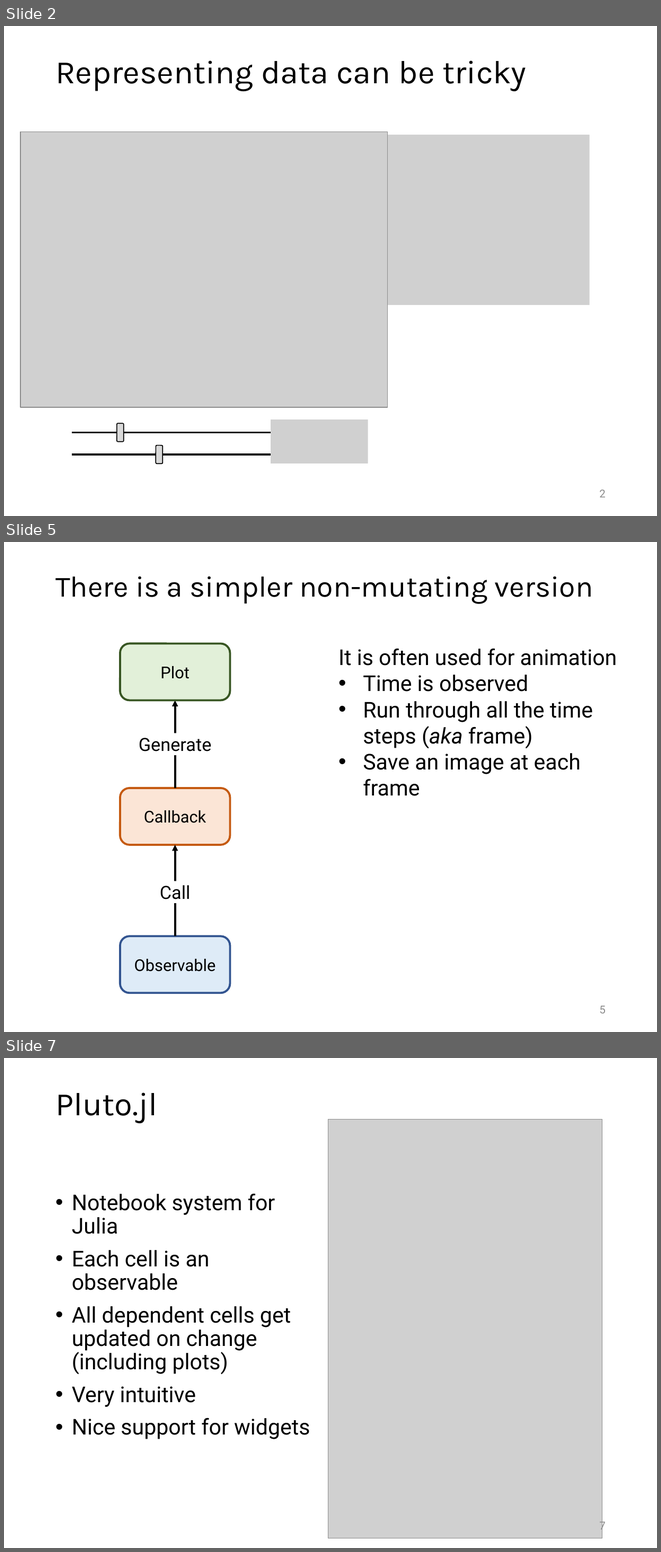
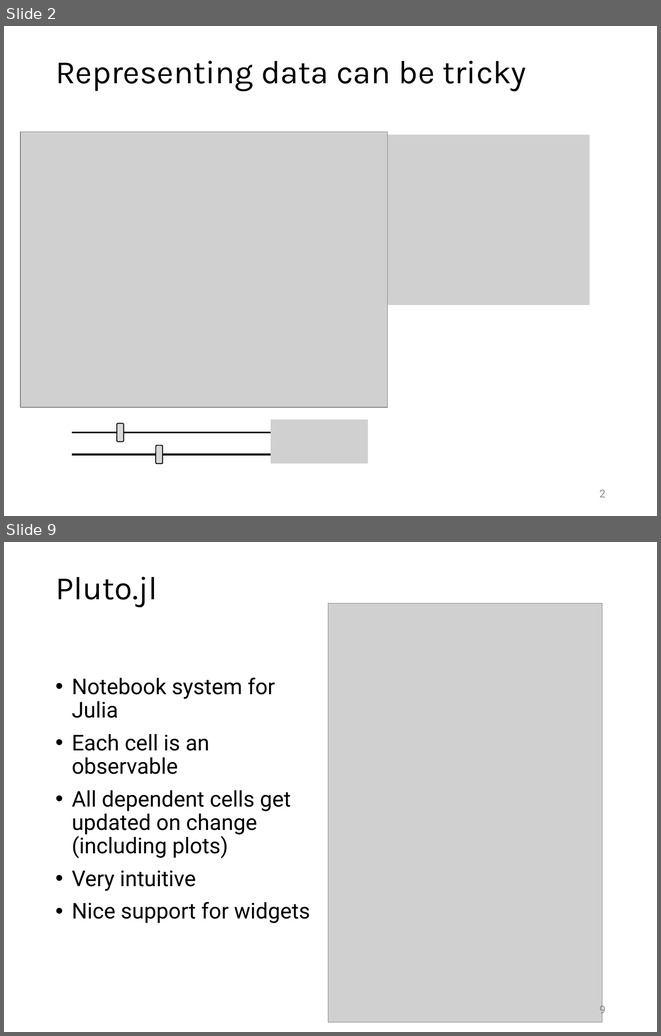
Before and after one commit to Kolaru/SimpleInteractiveExamples, a slide deck: CUISummerSchool2022.pptx. Shown one above the other, each under a label of ours: slides 2, 5 and 7 before the commit, slides 2 and 9 after it; the slides between them are not shown. The pictures are 661x1552 and 661x1036 pixels, drawn with LibreOffice and Linux fonts; fonts in the diff are those of the drawing; grey boxes stand for pictures. Boxes give left, top, right and bottom in pixels: in the first picture for what was removed or moved away, otherwise in the second. Text is boxed around its words. In the diff, an @@ line names an element or a change of style, - is before the commit and + after.

```diff
--- a/CUISummerSchool2022.pptx
+++ b/CUISummerSchool2022.pptx
@@ slide 5 removed at <box>4,542,657,1032</box>, background #FFFFFF @@
@@ title removed at <box>55,576,593,603</box> @@
-There is a simpler non-mutating version
@@ group removed at <box>120,643,230,992</box>: 3 rounded rectangles, 2 arrows, 2 texts @@
-Observable
-Callback
-Call
-Generate
-Plot
@@ text removed at <box>338,648,617,796</box> @@
-It is often used for animation
-• Time is observed
-• Run through all the time steps (aka frame)
-• Save an image at each frame
@@ page number removed at <box>599,1005,606,1013</box> @@
-5
@@ what was slide 7 is now slide 9 @@
@@ page number at <box>599,1003,606,1016</box>: text changed @@
-7
+9
```
Also in this commit, not shown: 4 slides changed, 2 slides added.
